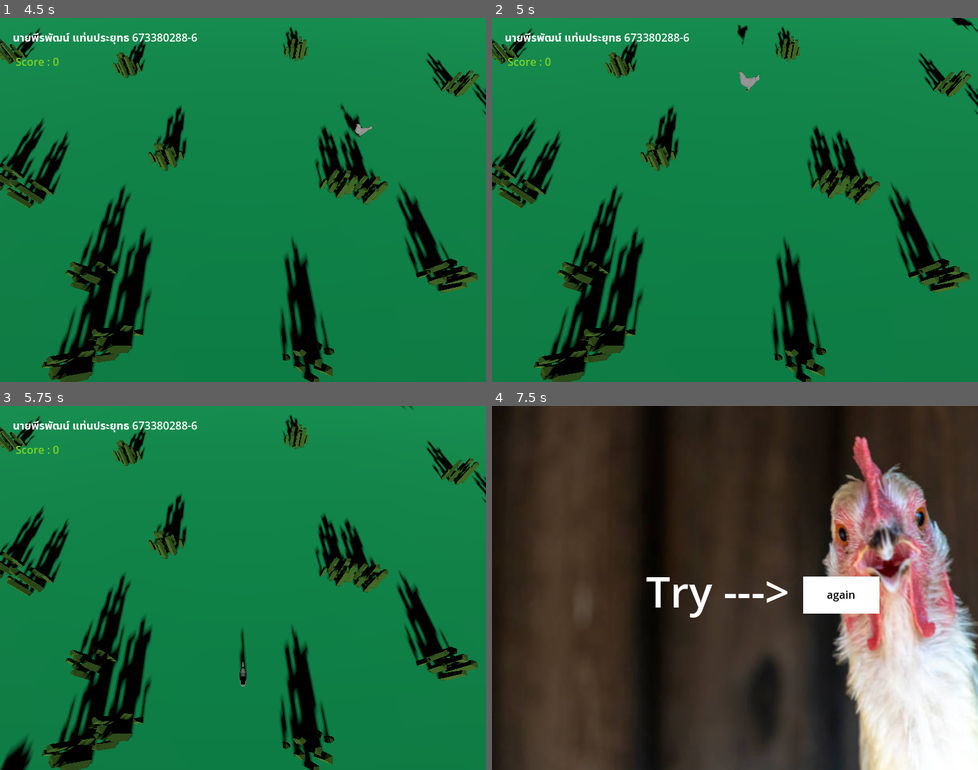
Above: before the commit, frames 1-4 (two rows, left to right).
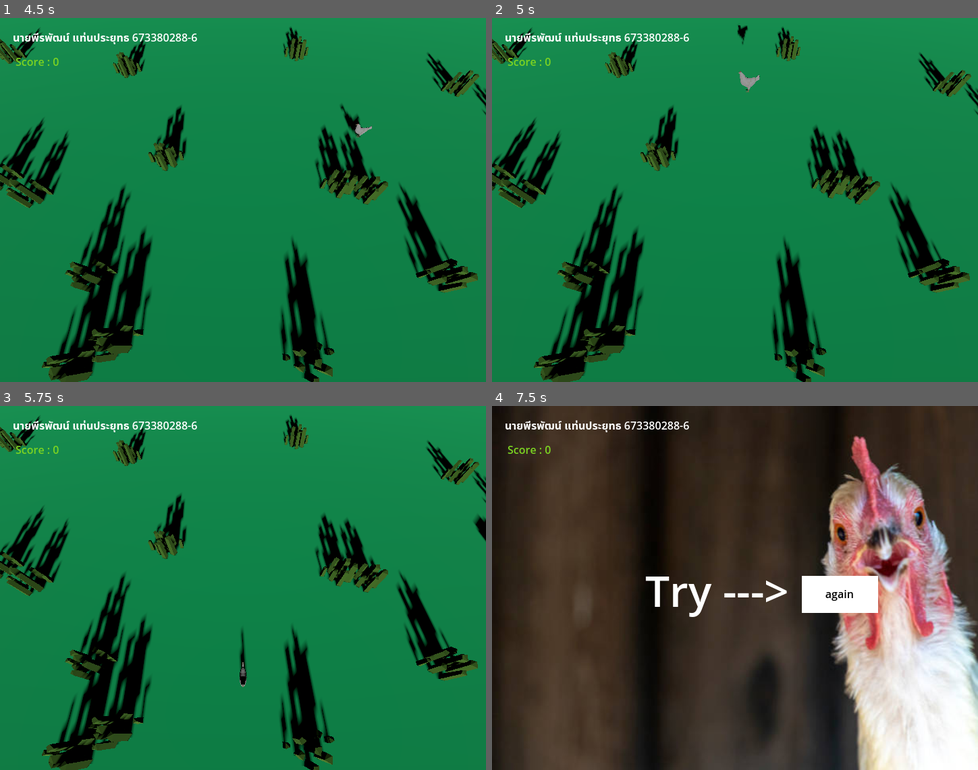
Above: after the commit, the same moments.

Repository: PeerapatTa3/MyFirst3D
Game: Godot game, scene res://Scene/main.tscn
The game is run twice, just before and just after one commit, with the same random seed, the same clock (stepped at 60 frames per second) and the same inputs.
Inputs:
- Up to frame 1 (4.5 s): tap Enter at 0.5, 2.75 s; hold D (move_right) 0.53-1.28 s; tap Space (jump) at 0.77, 1.52, 2, 3.02, 3.5, 3.77 s; hold S (move_down) 1.28-2.03 s; hold D (move_right) 2.03-2.78 s; hold W (move_up) 2.78-3.53 s; hold A (move_left) from 3.53 s (still down)
- Up to frame 2 (5 s): keep holding A (move_left); tap Space (jump) at 4.52 s
- Up to frame 3 (5.75 s): release A (move_left) at 5.03 s; hold S (move_down) from 5.03 s (still down)
- Up to frame 4 (7.5 s): release S (move_down) at 5.78 s; hold D (move_right) 5.78-6.53 s; tap Space (jump) at 6.02, 6.77 s; hold W (move_up) 6.53-7.28 s; hold D (move_right) from 7.28 s (still down)

Frame 1 is identical in both runs. In frame 2, less than 0.1% of the frame differs, in the area x 94-100%, y 0-4%; in frame 3, 0.5%; in frame 4, 5.3%, in the area x 2-100%, y 3-100%.

Commit message:
minor fix

Diff:
--- a/Scene/enemy.gd
+++ b/Scene/enemy.gd
@@ -11,14 +11,22 @@
 	move_and_slide()
 
 func initialize(start_position: Vector3, player_position: Vector3) -> void:
-	# Place the mob at the spawn point and rotate it to face the player
-	look_at_from_position(start_position, player_position, Vector3.UP)
+	# Keep mob on ground
+	start_position.y = -1.0
 
-	# Calculate the direction toward the player
-	var direction = (player_position - start_position).normalized()
+	# Copy player position but flatten Y so mob looks horizontally
+	var target = player_position
+	target.y = start_position.y
 
-	# Set velocity toward the player
-	velocity = direction * randf_range(min_speed,max_speed)
+	# Place mob and rotate only around Y
+	look_at_from_position(start_position, target, Vector3.UP)
+
+	# Calculate direction toward player, ignoring vertical difference
+	var direction = (target - start_position).normalized()
+
+	velocity = direction * randf_range(min_speed, max_speed)
+
+
 
 func _on_visible_on_screen_notifier_3d_screen_exited():
 	queue_free()
--- a/Scene/main.gd
+++ b/Scene/main.gd
@@ -3,7 +3,7 @@
 @export var mob_scene: PackedScene
 
 func _ready():
-	$UI/Retry.hide()
+	$Retry.hide()
 
 func _on_mob_timer_timeout():
 	# Create a new instance of the Mob scene.
@@ -25,9 +25,9 @@
 	add_child(mob)
 
 func _on_player_hit() -> void:
-	$UI/Retry.show()
+	$Retry.show()
 	$MobTimer.stop()
 
 func _on_button_pressed() -> void:
-	if $UI/Retry.visible:
+	if $Retry.visible:
 		get_tree().reload_current_scene()
--- a/Scene/main.tscn
+++ b/Scene/main.tscn
@@ -93,45 +93,16 @@
 wait_time = 0.5
 autostart = true
 
-[node name="UI" type="Control" parent="."]
-layout_mode = 3
-anchors_preset = 0
-offset_right = 40.0
-offset_bottom = 40.0
-
-[node name="ScoreLabel" type="Label" parent="UI"]
-layout_mode = 1
-anchors_preset = -1
-anchor_left = 0.575
-anchor_top = 1.325
-anchor_right = 2.525
-anchor_bottom = 1.9
-offset_right = -13.0
-theme_override_colors/font_color = Color(0.482714, 0.826224, 0.129697, 1)
-text = "Score : 0"
-script = ExtResource("4_2wwxx")
-metadata/_edit_use_anchors_ = true
-
-[node name="Label" type="Label" parent="UI"]
-layout_mode = 0
-anchor_left = 0.475
-anchor_top = 0.425
-anchor_right = 7.5
+[node name="Retry" type="TextureRect" parent="."]
+anchors_preset = 15
+anchor_right = 1.0
 anchor_bottom = 1.0
-text = "นายพีรพัฒน์ แท่นประยุทธ 673380288-6"
-metadata/_edit_use_anchors_ = true
-
-[node name="Retry" type="TextureRect" parent="UI"]
-layout_mode = 1
-anchors_preset = -1
-anchor_right = 18.075
-anchor_bottom = 13.55
 grow_horizontal = 2
 grow_vertical = 2
 texture = ExtResource("5_3amdw")
-expand_mode = 2
-
-[node name="Label" type="Label" parent="UI/Retry"]
+expand_mode = 1
+
+[node name="Label" type="Label" parent="Retry"]
 layout_mode = 1
 anchors_preset = -1
 anchor_left = 0.315353
@@ -145,7 +116,7 @@
 text = "Try --->"
 metadata/_edit_use_anchors_ = true
 
-[node name="Button" type="Button" parent="UI/Retry"]
+[node name="Button" type="Button" parent="Retry"]
 layout_mode = 1
 anchors_preset = -1
 anchor_left = 0.637621
@@ -166,6 +137,34 @@
 text = "again"
 metadata/_edit_use_anchors_ = true
 
+[node name="UI" type="Control" parent="."]
+layout_mode = 3
+anchors_preset = 0
+offset_right = 40.0
+offset_bottom = 40.0
+
+[node name="ScoreLabel" type="Label" parent="UI"]
+layout_mode = 1
+anchors_preset = -1
+anchor_left = 0.575
+anchor_top = 1.325
+anchor_right = 2.525
+anchor_bottom = 1.9
+offset_right = -13.0
+theme_override_colors/font_color = Color(0.482714, 0.826224, 0.129697, 1)
+text = "Score : 0"
+script = ExtResource("4_2wwxx")
+metadata/_edit_use_anchors_ = true
+
+[node name="Label" type="Label" parent="UI"]
+layout_mode = 0
+anchor_left = 0.475
+anchor_top = 0.425
+anchor_right = 7.5
+anchor_bottom = 1.0
+text = "นายพีรพัฒน์ แท่นประยุทธ 673380288-6"
+metadata/_edit_use_anchors_ = true
+
 [node name="AudioStreamPlayer" type="AudioStreamPlayer" parent="."]
 stream = ExtResource("6_1xcnr")
 autoplay = true
@@ -231,4 +230,4 @@
 
 [connection signal="hit" from="Player" to="." method="_on_player_hit"]
 [connection signal="timeout" from="MobTimer" to="." method="_on_mob_timer_timeout"]
-[connection signal="pressed" from="UI/Retry/Button" to="." method="_on_button_pressed"]
+[connection signal="pressed" from="Retry/Button" to="." method="_on_button_pressed"]
Not shown, added: export_presets.cfg
Not shown, changed: docs/index.html
Not shown, changed: docs/index.pck
